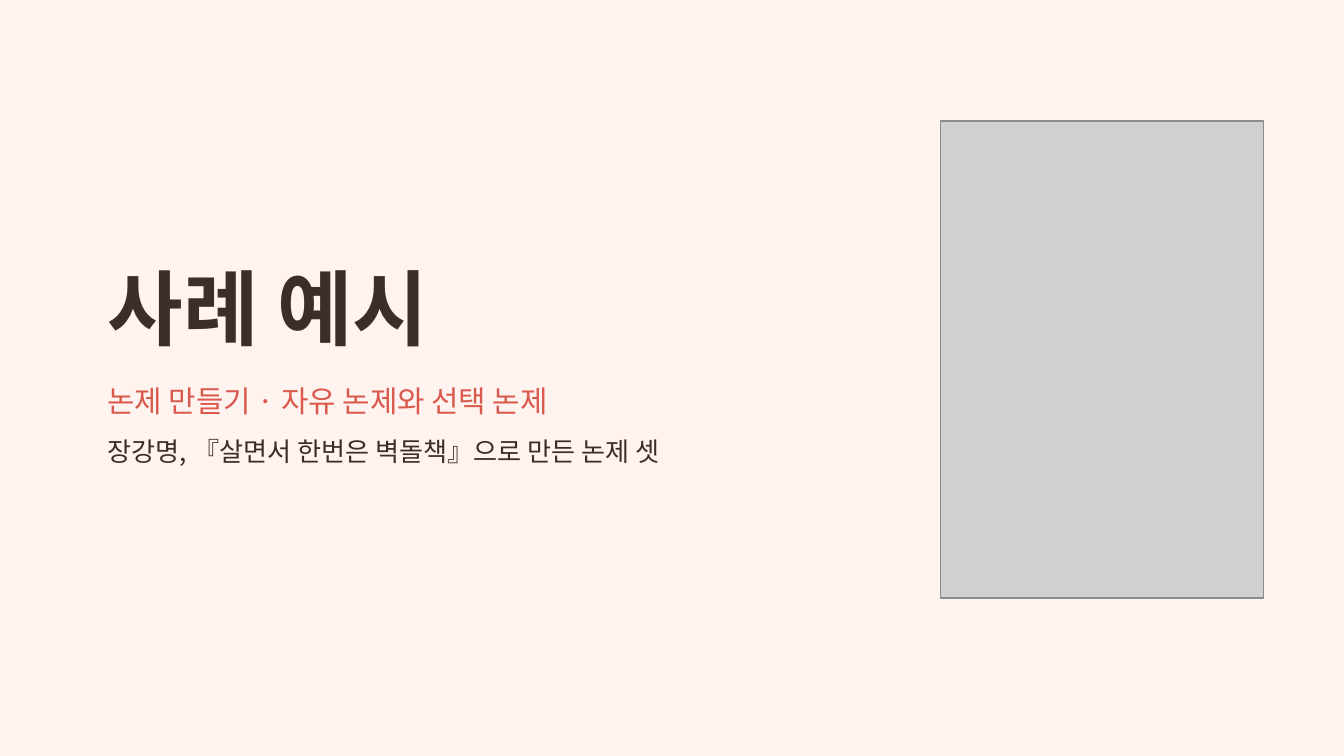
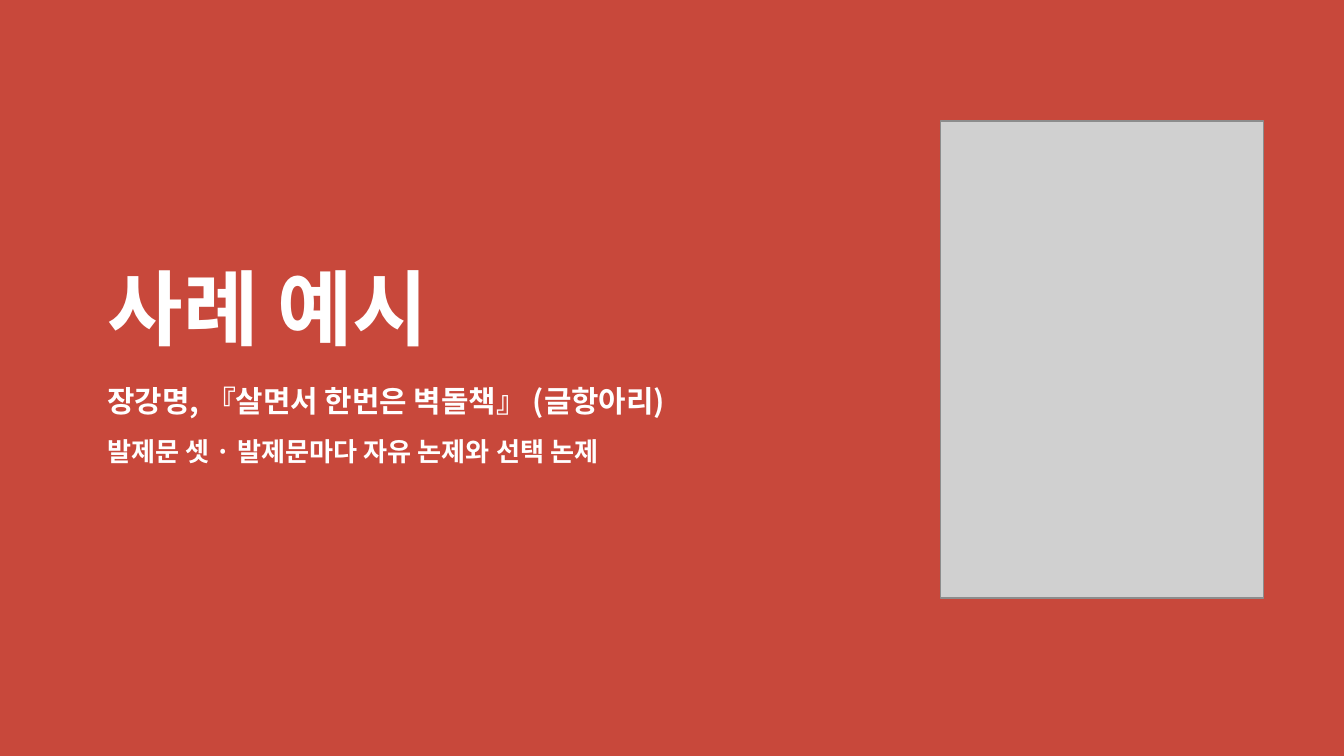
Before and after one commit to outis-books/bookclub, a slide deck: slide 10 of question-reading/question-reading.pptx (slide 7 before the commit). Drawn at 1344x756 pixels with LibreOffice and Linux fonts; fonts in the diff are those of the drawing; grey boxes stand for pictures. Boxes give left, top, right and bottom in pixels: in the first picture for what was removed or moved away, otherwise in the second. Text is boxed around its words. In the diff, an @@ line names an element or a change of style, - is before the commit and + after.

```diff
--- a/question-reading/question-reading.pptx
+++ b/question-reading/question-reading.pptx
@@ background #FFF3F0 to #C8483B @@
@@ title "사례 예시" at [108, 270, 428, 347]: text colour #3A2E2A to #FFFFFF @@
@@ text at [108, 386, 665, 464]: text changed; size 14 to 16 pt; text colour #3A2E2A to #FFFFFF; bold on @@
-논제 만들기 · 자유 논제와 선택 논제
-장강명, 『살면서 한번은 벽돌책』으로 만든 논제 셋
+장강명, 『살면서 한번은 벽돌책』 (글항아리)
+발제문 셋 · 발제문마다 자유 논제와 선택 논제
```
Also in this commit, not shown: 6 other slides changed, 1 slide added, 10 other files.
